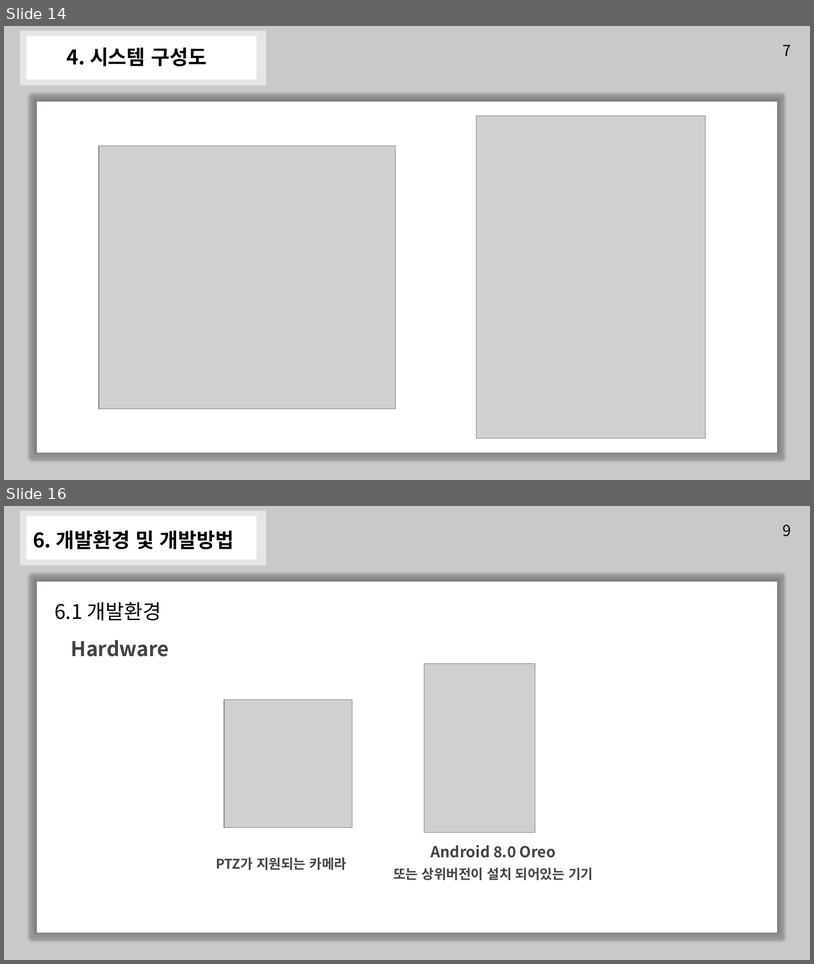
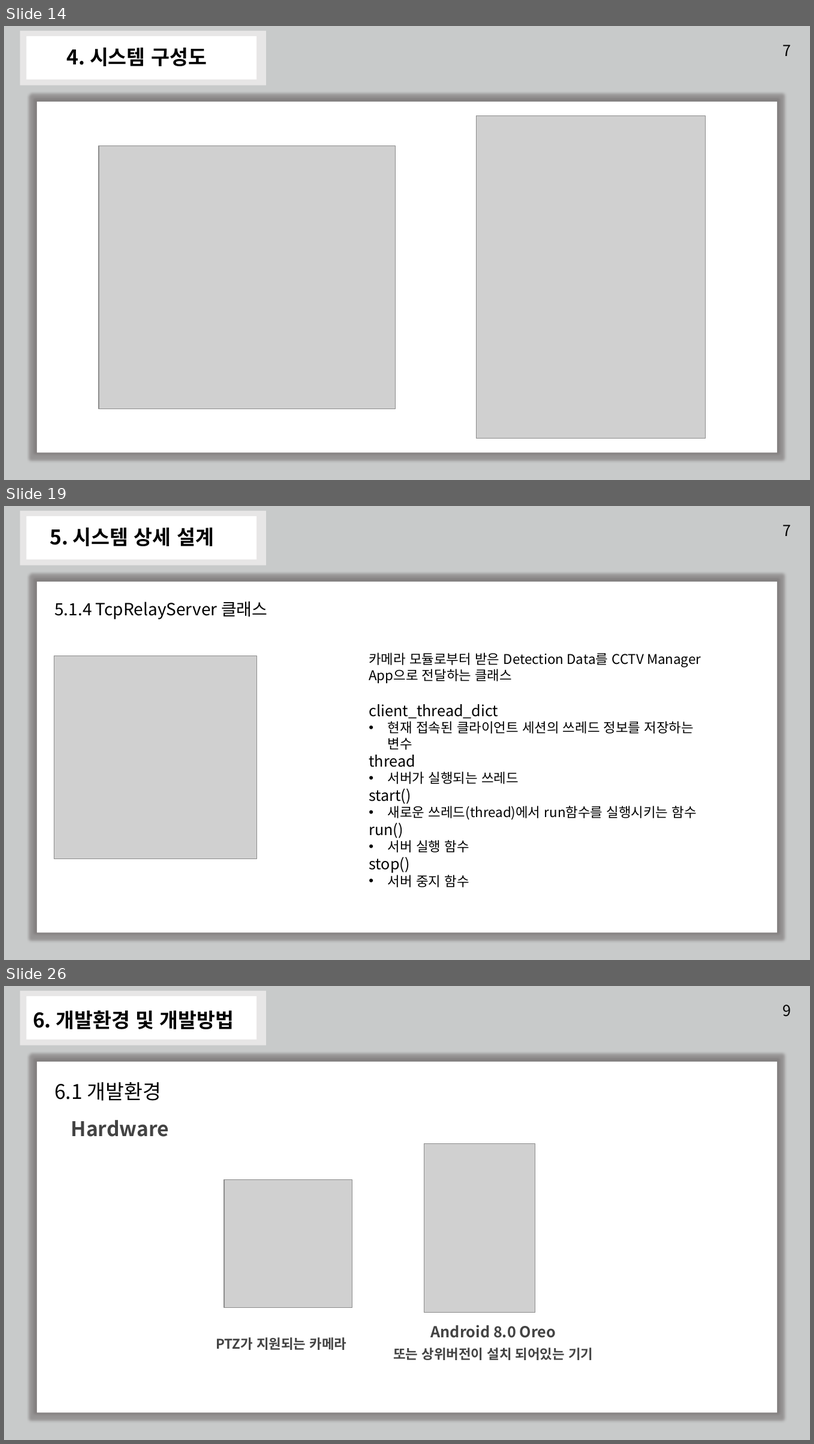
Before and after one commit to TeamGym/CapstonDesign2022-A, a slide deck: Documentation/종합설계_2차_설계서_발표.pptx. Shown one above the other, each under a label of ours: slides 14 and 16 before the commit, slides 14, 19 and 26 after it; the slides between them are not shown. The pictures are 814x964 and 814x1444 pixels, drawn with LibreOffice and Linux fonts; fonts in the diff are those of the drawing; grey boxes stand for pictures. Boxes give left, top, right and bottom in pixels: in the first picture for what was removed or moved away, otherwise in the second. Text is boxed around its words. In the diff, an @@ line names an element or a change of style, - is before the commit and + after.

```diff
--- a/Documentation/종합설계_2차_설계서_발표.pptx
+++ b/Documentation/종합설계_2차_설계서_발표.pptx
@@ slide 19 added at (4, 506, 810, 960), background #FFFFFF @@
@@ rectangle added at (4, 506, 810, 960), fill #C8CACA @@
@@ rectangle added at (20, 511, 266, 565), fill #E7E6E6 @@
@@ rectangle added at (26, 516, 257, 559), fill #FFFFFF, 18 pt, text #FFFFFF @@
+ㅠ
@@ text added at (50, 527, 214, 546), 24 pt, text #000000, bold @@
+5. 시스템 상세 설계
@@ text added at (783, 525, 791, 536), 18 pt, text #000000 @@
+7
@@ rectangle added at (36, 582, 777, 933), fill #FFFFFF @@
@@ text added at (54, 601, 267, 619), 20 pt, text #000000 @@
+5.1.4 TcpRelayServer 클래스
@@ picture added at (54, 655, 256, 858) @@
@@ text added at (369, 652, 701, 887), 16 pt, text #000000 @@
+카메라 모듈로부터 받은 Detection Data를 CCTV Manager App으로 전달하는 클래스
+client_thread_dict
+• 현재 접속된 클라이언트 세션의 쓰레드 정보를 저장하는 변수
+thread
+• 서버가 실행되는 쓰레드
+start()
+• 새로운 쓰레드(thread)에서 run함수를 실행시키는 함수
+run()
+• 서버 실행 함수
+stop()
+• 서버 중지 함수
@@ what was slide 16 is now slide 26 @@
```
Also in this commit, not shown: 1 slide changed, 9 other slides added, 1 other file.
